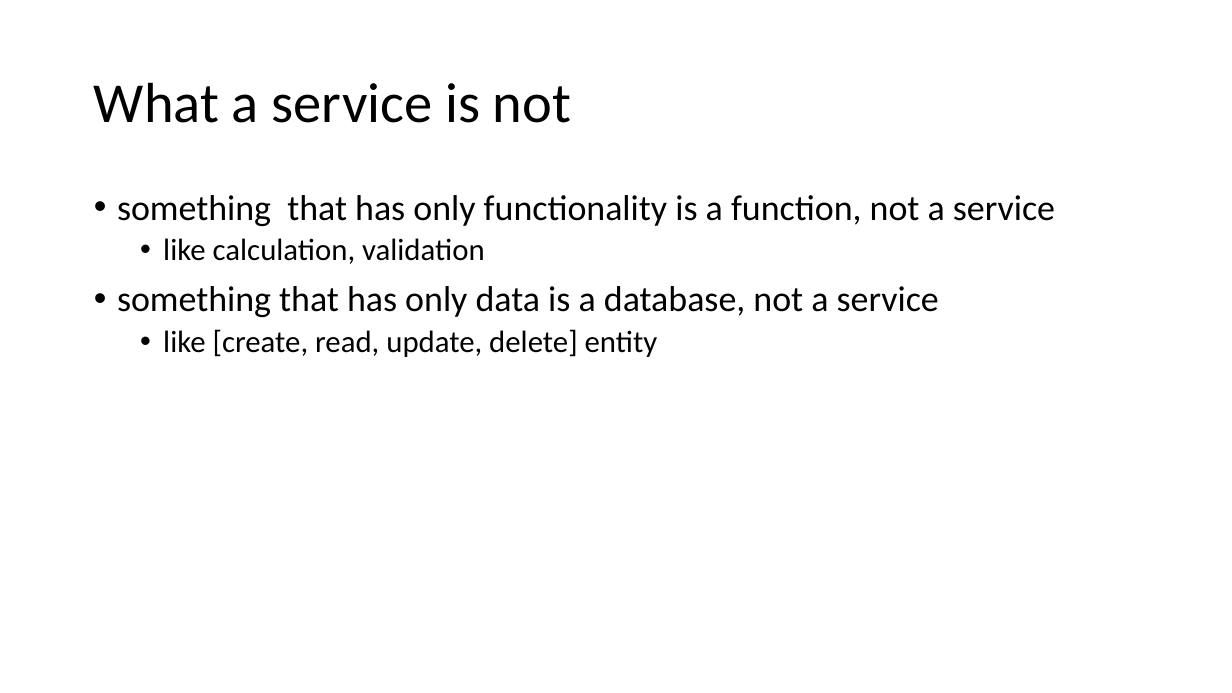
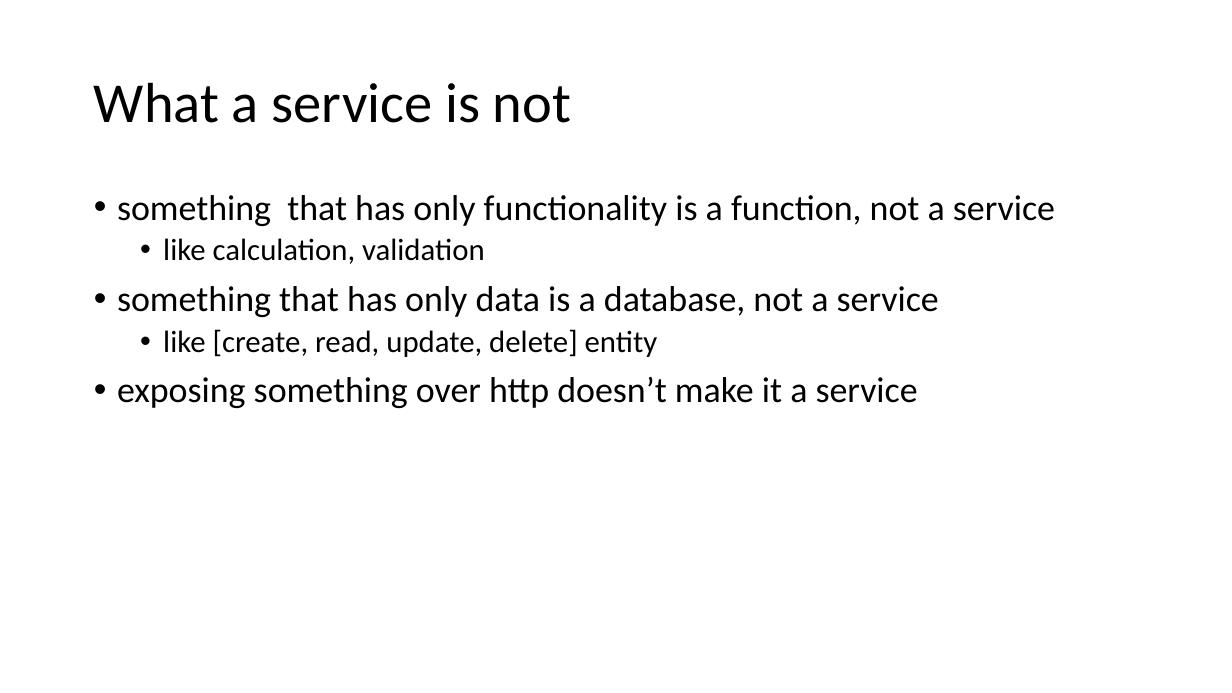
Before and after one commit to JonasSamuelsson/presentations, a slide deck: slide 3 of 2019-03-intro-to-service-oriented-distributed-systems/intro to service oriented distributed systems.pptx. Drawn at 1232x693 pixels with LibreOffice and Linux fonts; fonts in the diff are those of the drawing. Boxes give left, top, right and bottom in pixels: in the first picture for what was removed or moved away, otherwise in the second. Text is boxed around its words. In the diff, an @@ line names an element or a change of style, - is before the commit and + after.

```diff
--- a/2019-03-intro-to-service-oriented-distributed-systems/intro to service oriented distributed systems.pptx
+++ b/2019-03-intro-to-service-oriented-distributed-systems/intro to service oriented distributed systems.pptx
@@ text at (117,377,918,408): paragraph added @@
+• exposing something over http doesn’t make it a service
```
Also in this commit, not shown: 3 other slides changed, 8 slides added, 2 slides removed.
